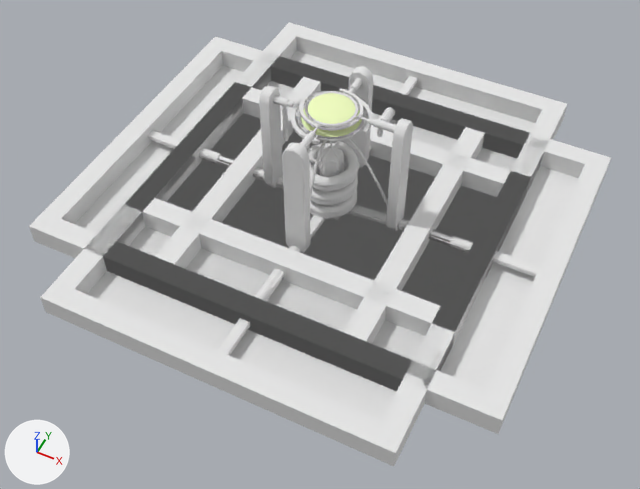
One commit to the Blender file models/editor/retro/las_emitter/laser_emitter.blend: the scene before it, then after it.
Before and after are seen from a camera (50 mm lens) standing at (50.4, -105.2, 55.5) and looking at (3.5, -11.4, -61.8). The lights are fixed; the arrows at lower left show +X, +Y and +Z.

Names of what the first picture shows: 'case_center', 'case_east', 'case_north', 'case_south', 'case_west', 'laser_emitter_a', 'laser_emitter_b'.
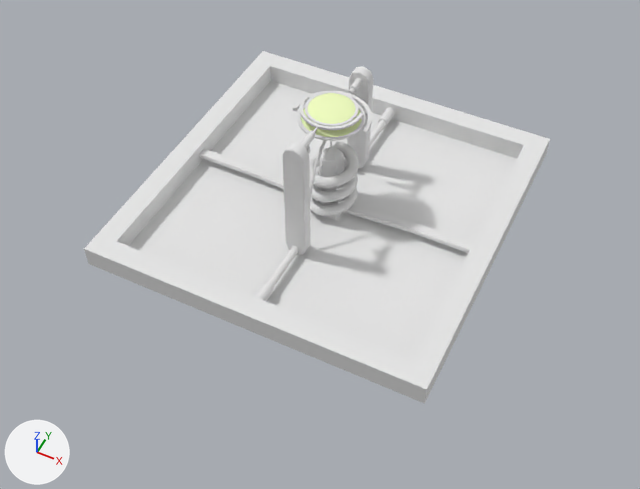
Pixel boxes [x1, y1, x2, y2] of what changed, in the pictures (640 x 489 px):
'case_west', hidden
    before: [40, 82, 531, 466]
'case_south', hidden
    before: [142, 66, 611, 434]
'case_east', hidden
    before: [124, 22, 567, 344]
'case_north', hidden
    before: [29, 36, 489, 374]
'laser_emitter_b', hidden
    before: [199, 85, 473, 253]
'case_center', unchanged, uncovered by the edit
    before: [85, 51, 547, 389]
    after: [84, 51, 550, 404]

The change in detail:
Object 'case_south' (ob_case_south) is now hidden.
Object 'case_north' (ob_case_north) is now hidden.
Object 'laser_emitter_b' (ob_laser_emitter_b) is now hidden.
Object 'case_west' (ob_case_west) is now hidden.
Object 'case_east' (ob_case_east) is now hidden.
